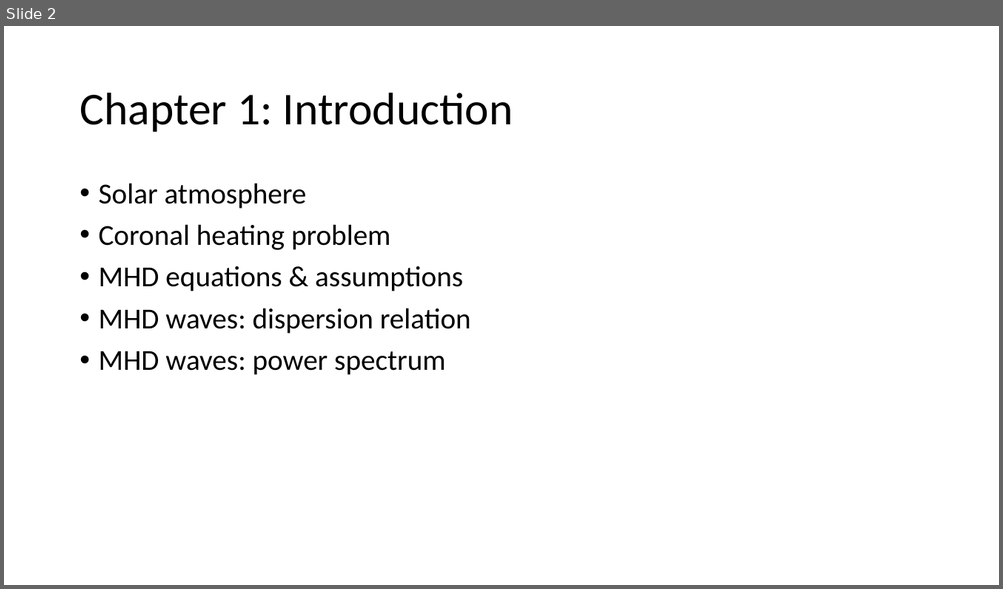
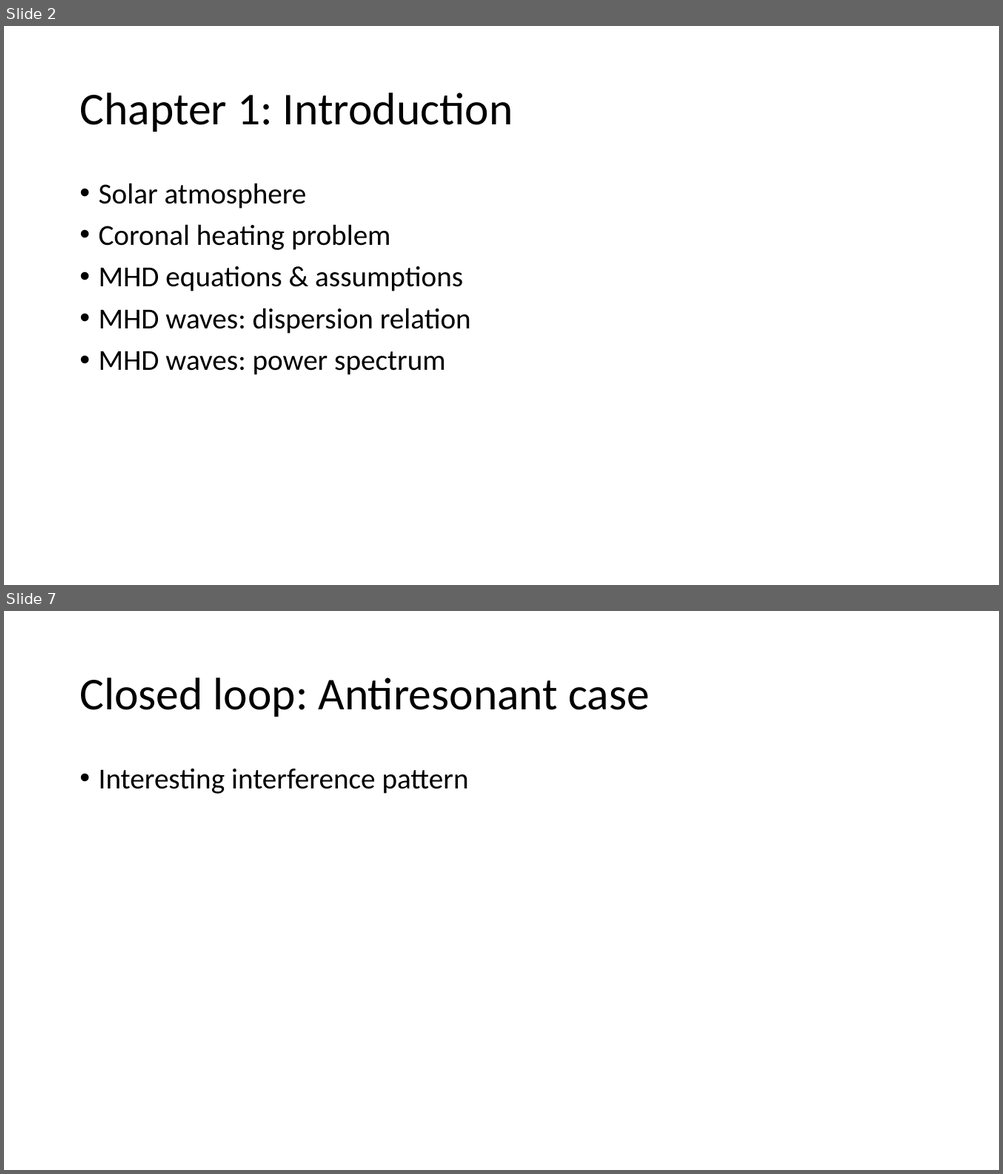
Before and after one commit to aleksyprok/apkp_thesis, a slide deck: Presentation/thesis_overview.pptx. Shown one above the other, each under a label of ours: slide 2 before the commit, slides 2 and 7 after it; the slides between them are not shown. The pictures are 1003x589 and 1003x1174 pixels, drawn with LibreOffice and Linux fonts; fonts in the diff are those of the drawing. Boxes give left, top, right and bottom in pixels: in the first picture for what was removed or moved away, otherwise in the second. Text is boxed around its words. In the diff, an @@ line names an element or a change of style, - is before the commit and + after.

```diff
--- a/Presentation/thesis_overview.pptx
+++ b/Presentation/thesis_overview.pptx
@@ slide 7 added at (4, 611, 999, 1170), background #FFFFFF @@
@@ title added at (79, 678, 649, 717), 44 pt, text #000000 @@
+Closed loop: Antiresonant case
@@ text added at (99, 769, 469, 794), 28 pt, text #000000 @@
+• Interesting interference pattern
```
Also in this commit, not shown: 1 slide changed, 4 other slides added.
